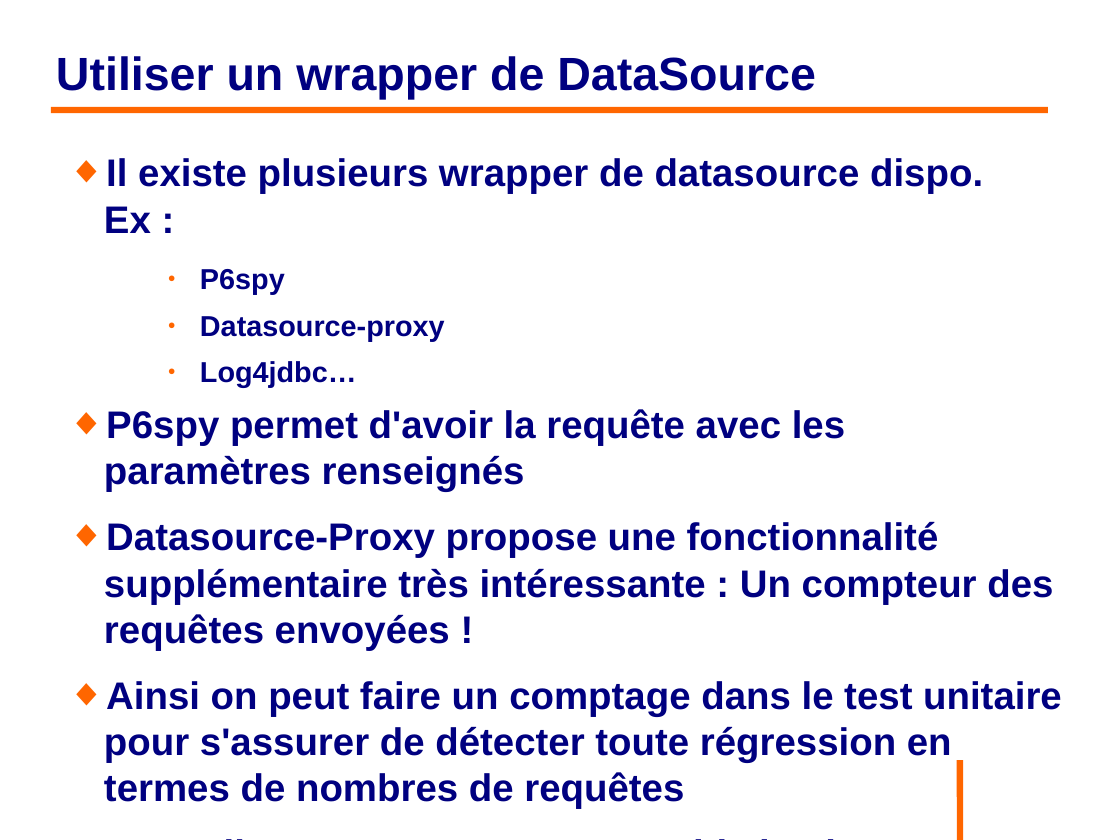
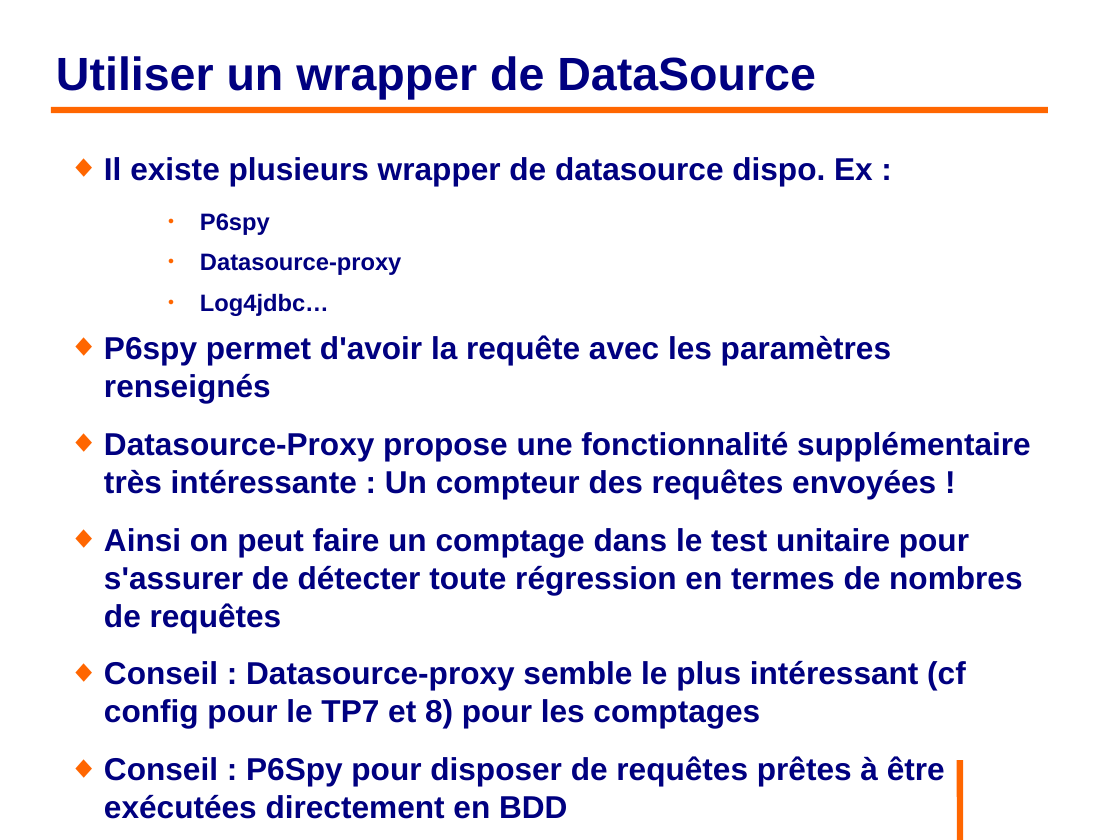
Before and after one commit to philphils/formation-hibernate-basique, a slide deck: slide 175 of Documentation/diapo_formation_hibernate.odp. Drawn at 1120x840 pixels with LibreOffice and Linux fonts; fonts in the diff are those of the drawing; background and template pictures are left out. Boxes give left, top, right and bottom in pixels: in the first picture for what was removed or moved away, otherwise in the second. Text is boxed around its words. In the diff, an @@ line names an element or a change of style, - is before the commit and + after.

```diff
--- a/Documentation/diapo_formation_hibernate.odp
+++ b/Documentation/diapo_formation_hibernate.odp
@@ text at [104,157,1030,632]: size 27.2 to 22.4 pt in "Il existe plusieurs wrapper de datasource dispo. ...", "P6spy permet d'avoir la requête avec les ...", "Datasource-Proxy propose une fonctionnalité supplémentaire t ...", "Ainsi on peut faire un comptage dans ..."; size 20.4 to 16.8 pt in "P6spy", "Datasource-proxy", "Log4jdbc…" @@
@@ text at [104,660,966,819]: text changed; size 27.2 to 22.4 pt @@
-◆ Conseil : Datasource-proxy semble le plus intéressant (cf config pour le TP7 et 8)
+◆ Conseil : Datasource-proxy semble le plus intéressant (cf config pour le TP7 et 8) pour les comptages
+◆ Conseil : P6Spy pour disposer de requêtes prêtes à être exécutées directement en BDD
```
Also in this commit, not shown: 6 other slides changed.
